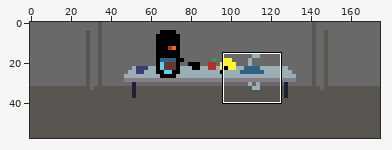
Two versions of one sprite sheet, assets/kitchen-scene.png. The picture above shows the old version from afar; the outline marks the close-up.
Close-up. Before the commit:
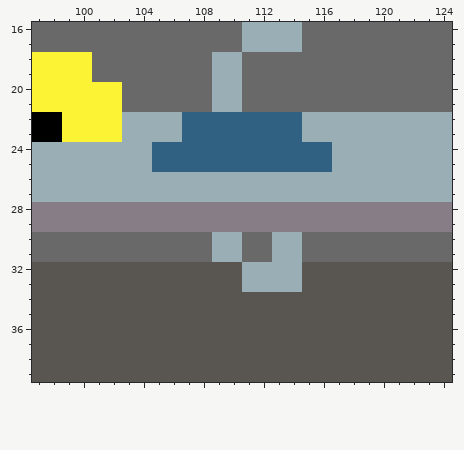
The file is 700x232 pixels, drawn in blocks of 4x4; one block is one cell here. Colours within 5 levels of each other are drawn and written as one. Shown: x 97..124, y 16..39.
New version:
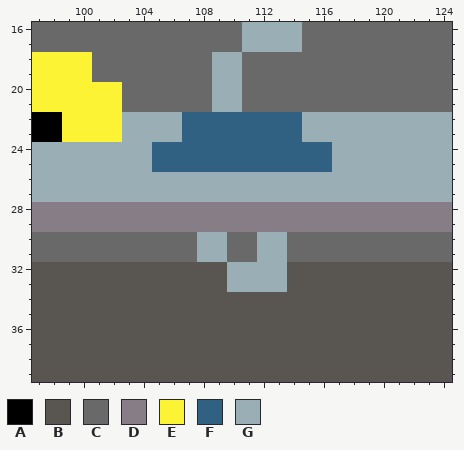
Palette (. is transparent): A #000000  B #595652  C #696969  D #867d86  E #fbf334  F #306182  G #9aaeb6
What changed:
Changed rows in their new state; - is an unchanged pixel.
first column x 108:
30 G-C-G-C
31 G-C-G-C
32 --G---B
33 --G---B
